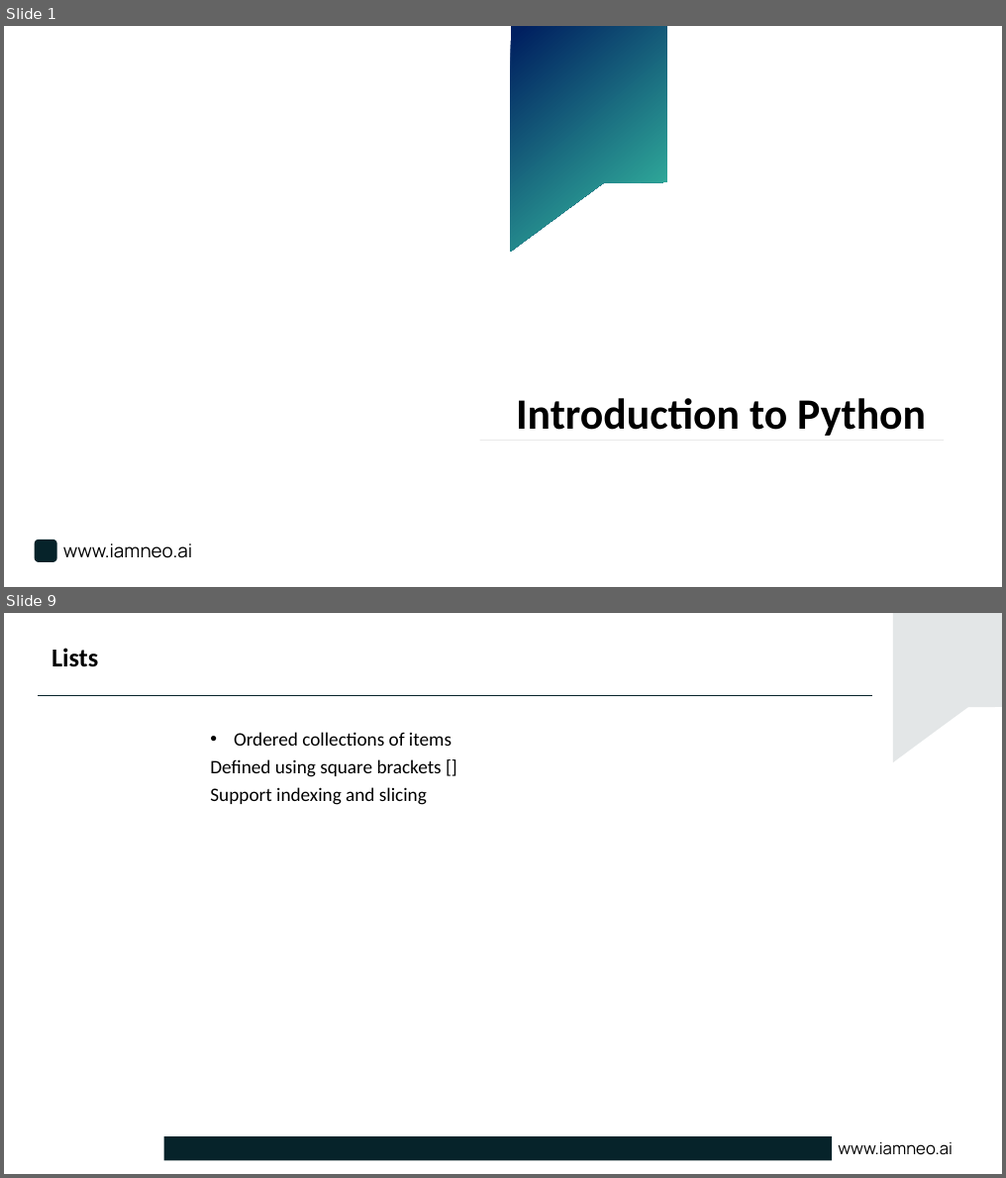
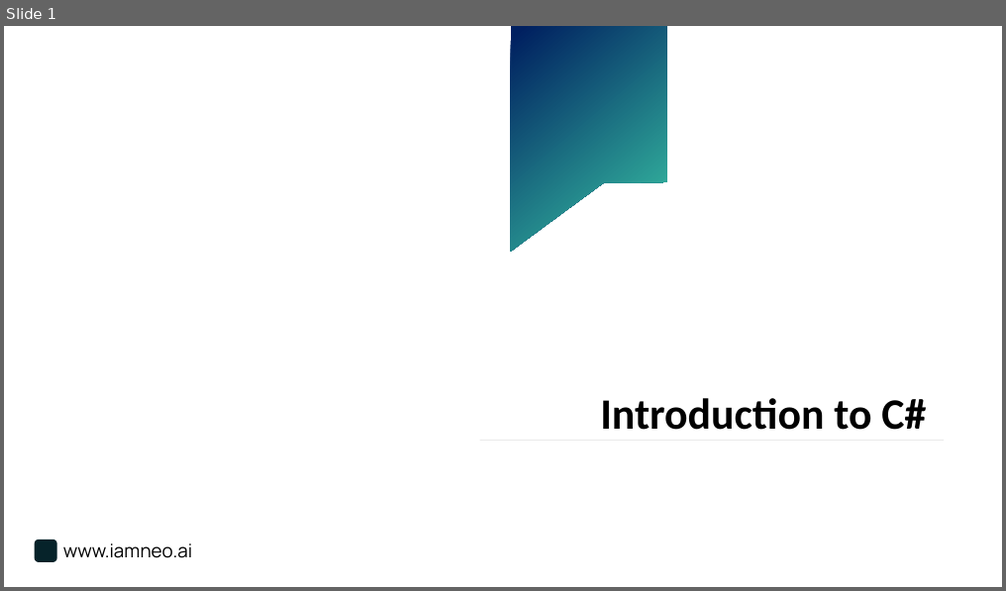
Before and after one commit to DivakarSathees/PptxGenerator-python, a slide deck: Cloud_Trends_2025.pptx. Shown one above the other, each under a label of ours: slides 1 and 9 before the commit, slide 1 after it; the slides between them are not shown. The pictures are 1006x1178 and 1006x591 pixels, drawn with LibreOffice and Linux fonts; fonts in the diff are those of the drawing; background and template pictures are left out. Boxes give left, top, right and bottom in pixels: in the first picture for what was removed or moved away, otherwise in the second. Text is boxed around its words. In the diff, an @@ line names an element or a change of style, - is before the commit and + after.

```diff
--- a/Cloud_Trends_2025.pptx
+++ b/Cloud_Trends_2025.pptx
@@ slide 9 removed at box(4, 613, 1002, 1174), background #FFFFFF @@
@@ freeform shape removed at box(893, 613, 1002, 762) @@
@@ title removed at box(52, 648, 98, 667) @@
-Lists
@@ line removed from (38, 696) to (872, 696) @@
@@ text removed at box(210, 732, 451, 805) @@
-• Ordered collections of items
-Defined using square brackets []
-Support indexing and slicing
@@ rectangle removed at box(164, 1137, 833, 1160) @@
@@ text removed at box(838, 1143, 952, 1156) @@
-www.iamneo.ai
@@ slide 1 changed as well @@
@@ text at box(600, 398, 926, 430): text changed @@
-Introduction to Python
+Introduction to C#
```
Also in this commit, not shown: 4 slides added, 10 other slides removed, 11 other files.
